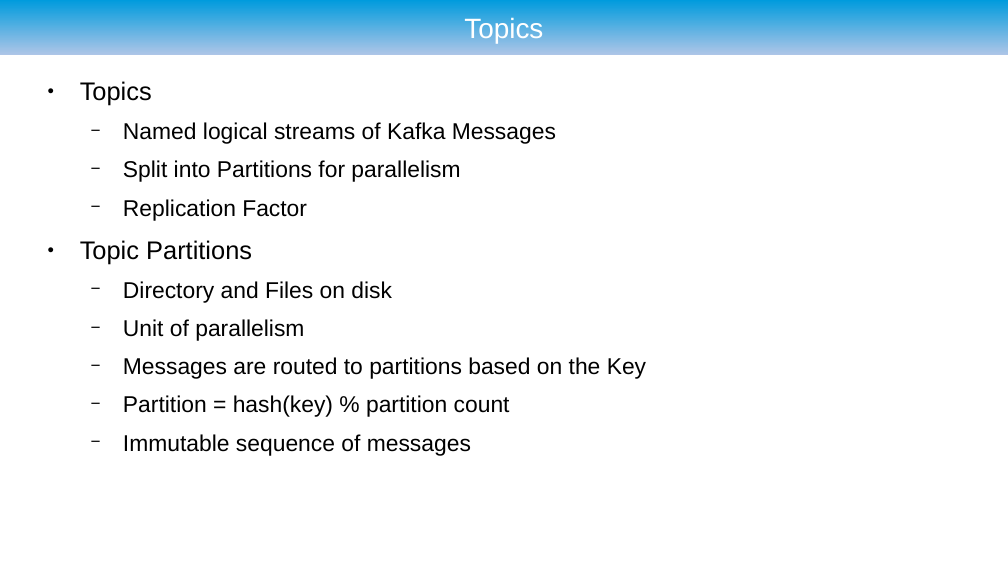
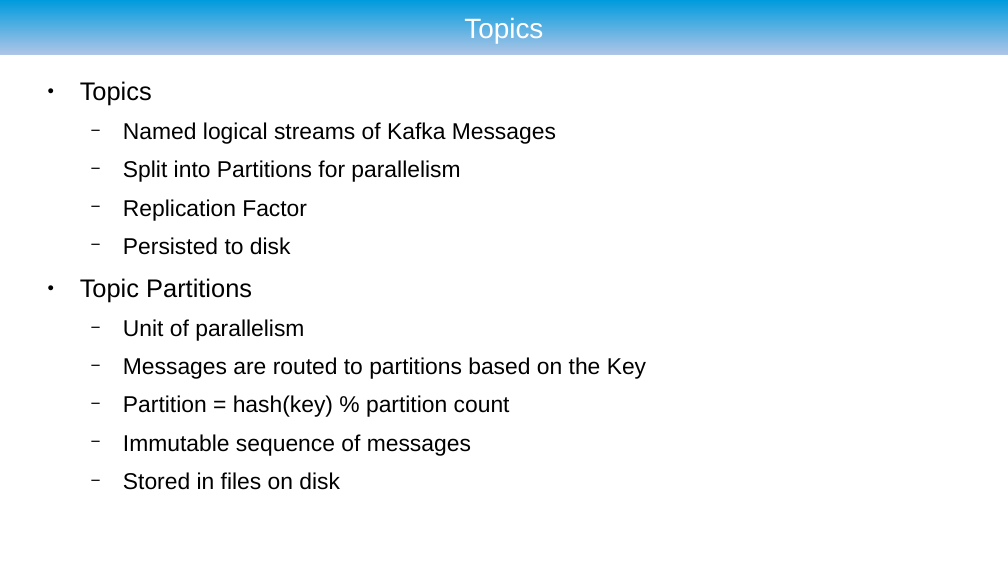
Before and after one commit to ryzlab/kafka-kompetensdag, a slide deck: slide 21 of doc/presentation-umejug.odp (slide 11 before the commit). Drawn at 1008x567 pixels with LibreOffice and Linux fonts; fonts in the diff are those of the drawing; background and template pictures are left out. Boxes give left, top, right and bottom in pixels: in the first picture for what was removed or moved away, otherwise in the second. Text is boxed around its words. In the diff, an @@ line names an element or a change of style, - is before the commit and + after.

```diff
--- a/doc/presentation-umejug.odp
+++ b/doc/presentation-umejug.odp
@@ text at box(123, 237, 291, 255): paragraph added @@
+  − Persisted to disk
@@ text at box(123, 281, 392, 303): paragraph removed @@
-  − Directory and Files on disk
@@ text at box(123, 472, 340, 490): paragraph added @@
+  − Stored in files on disk
```
Also in this commit, not shown: 9 other slides changed, 17 slides added, 5 slides removed.
